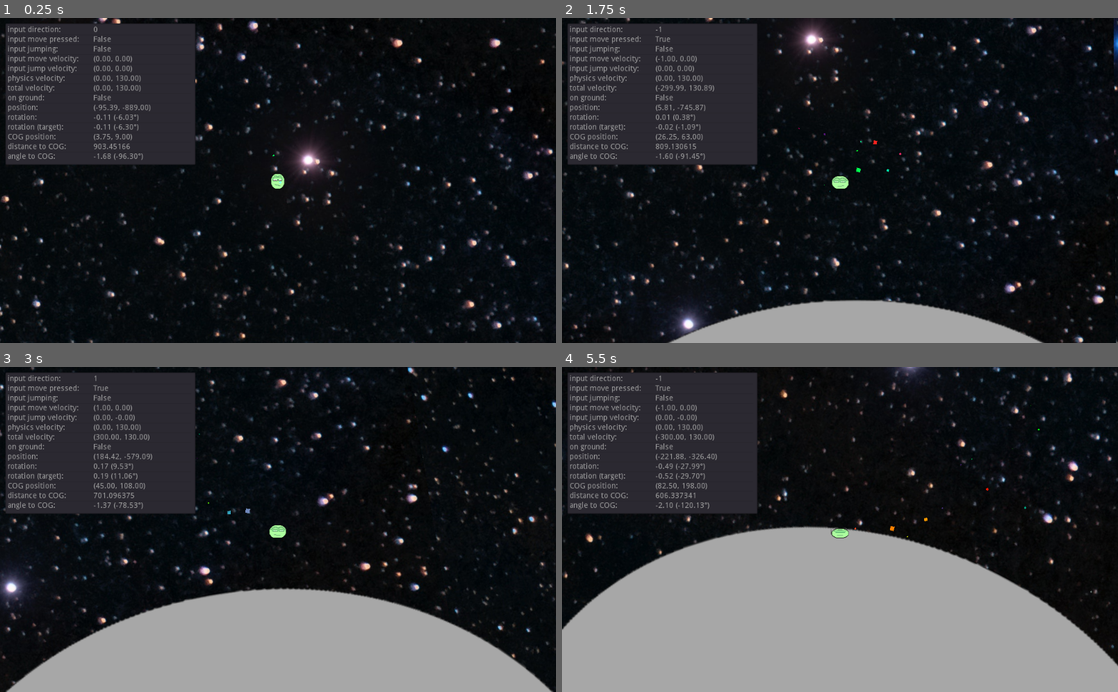
Above: before the commit, frames 1-4 (two rows, left to right).
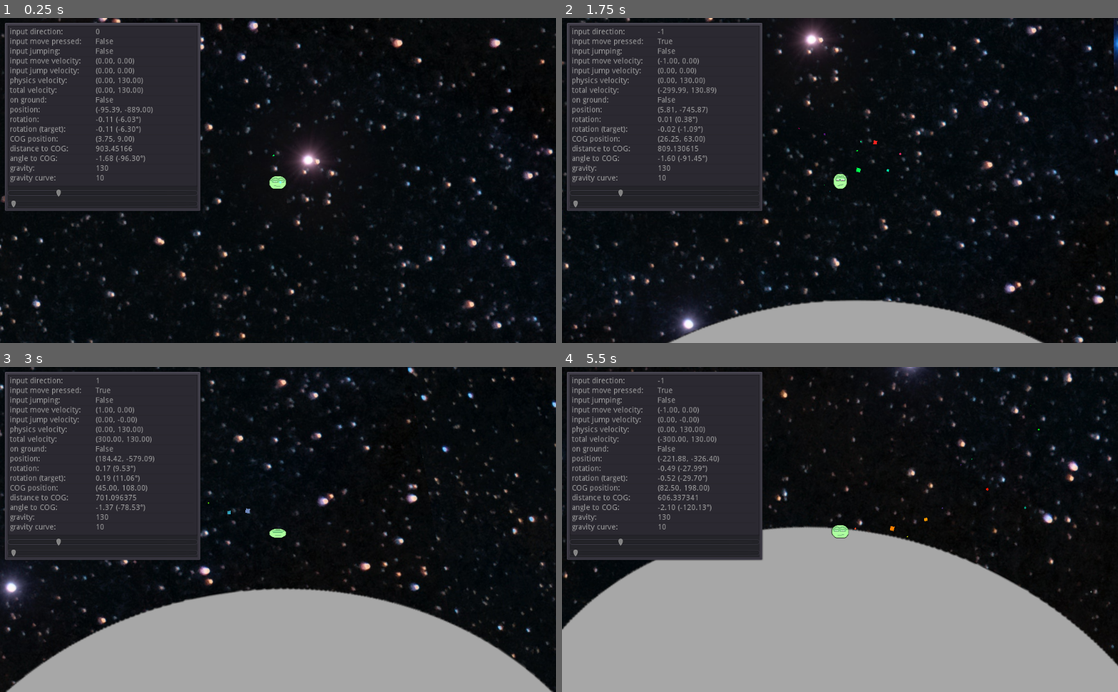
Above: after the commit, the same moments.

Repository: kellyelton/Experiments
Game: Godot game, scene res://lvl1.tscn
Same seed, same stepped clock (60 frames per second), same inputs: the game is played once before the commit and once after it.
Inputs:
- Up to frame 1 (0.25 s): no input
- Up to frame 2 (1.75 s): hold Right (move_right) 0.53-1.28 s; tap Z (toggle_quick_zoom_out) at 0.6, 1.35 s; tap Space (jump) at 0.77, 1.52 s; hold Left (move_left) from 1.28 s (still down)
- Up to frame 3 (3 s): release Left (move_left) at 2.03 s; hold Right (move_right) from 2.03 s (still down); tap Z (toggle_quick_zoom_out) at 2.1, 2.85 s
- Up to frame 4 (5.5 s): tap Space (jump) at 3.02, 3.77, 4.52 s; release Right (move_right) at 3.53 s; hold Left (move_left) from 3.53 s (still down); tap Z (toggle_quick_zoom_out) at 3.6, 4.35, 5.1 s

The runs differ from the first frame. In frame 1, 8.0% of the frame differs, in the area x 0-52%, y 1-60%; in frame 2, 7.9%; in frame 3, 7.9%; in frame 4, 8.2%.

Commit message:
added sliders

Diff:
--- a/src/GD009/DebugPanel.gd
+++ b/src/GD009/DebugPanel.gd
@@ -1,10 +1,17 @@
-extends Panel
+extends PanelContainer
 
 var player: Node2D = null
 
-# Called when the node enters the scene tree for the first time.
+func start(player: Node2D):
+	if player == null:
+		push_error("DebugPanel.start - player arg is null")
+
+	self.player = player
+	$GridContainer/ConfigGravitySlider.value = player.gravity
+	$GridContainer/ConfigGravityCurveSlider.value = player.gravity_curve
+
 func _ready():
-	var list = $"VFlowContainer/ItemList"
+	var list = $"GridContainer/ItemList"
 
 	# 1
 	list.add_item("input direction:")
@@ -48,11 +55,17 @@
 	# 27
 	list.add_item("angle to COG:")
 	list.add_item("0.0 (0°)")
+	#29
+	list.add_item("gravity:")
+	list.add_item("0")
+	#31
+	list.add_item("gravity curve:")
+	list.add_item("0")
 
 func _process(delta):
 	if not self.visible: return
 
-	var list = $"VFlowContainer/ItemList"
+	var list = $"GridContainer/ItemList"
 
 	if player:
 		# 1
@@ -83,6 +96,10 @@
 		list.set_item_text(25, str(player.position.distance_to(player.center_of_gravity.position)))
 		# 27
 		list.set_item_text(27, angle2str(player.position.angle_to_point(player.center_of_gravity.position)))
+		# 29
+		list.set_item_text(29, str(player.gravity))
+		# 31
+		list.set_item_text(31, str(player.gravity_curve))
 
 func vec2str(vec: Vector2) -> String:
 	return "(" + ("%4.2f" % vec.x) + ", " + ("%4.2f" % vec.y) + ")"
@@ -90,3 +107,15 @@
 func angle2str(angle: float) -> String:
 	var ang_deg = "%4.2f" % rad2deg(angle)
 	return "%4.2f" % angle + " (" + ang_deg + "°)"
+
+
+func _on_ConfigGravityCurveSlider_value_changed(value):
+	if not player: return
+
+	player.gravity_curve = value
+
+
+func _on_ConfigGravitySlider_value_changed(value):
+	if not player: return
+
+	player.gravity = value
--- a/src/GD009/Scripts/lvl1.gd
+++ b/src/GD009/Scripts/lvl1.gd
@@ -35,7 +35,7 @@
 	print("new game")
 	score = 0
 	$Player.start($SpawnPoint.position, $CenterOfGravity)
-	$CanvasLayer/DebugPanel.player = $Player
+	$CanvasLayer/DebugPanel.start($Player)
 	$StartTimer.start()
 
 func _on_StartTimer_timeout():
--- a/src/GD009/lvl1.tscn
+++ b/src/GD009/lvl1.tscn
@@ -118,30 +118,57 @@
 
 [node name="CanvasLayer" type="CanvasLayer" parent="."]
 
-[node name="DebugPanel" type="Panel" parent="CanvasLayer"]
-anchor_right = 1.0
-margin_left = 10.0
-margin_top = 10.0
-margin_right = 10.0
-margin_bottom = 10.0
-size_flags_horizontal = 2
-size_flags_vertical = 2
+[node name="DebugPanel" type="PanelContainer" parent="CanvasLayer"]
+margin_left = 7.0
+margin_top = 7.0
+margin_right = 7.0
+margin_bottom = 7.0
+size_flags_horizontal = 3
+size_flags_vertical = 3
 script = ExtResource( 5 )
 
-[node name="VFlowContainer" type="VFlowContainer" parent="CanvasLayer/DebugPanel"]
-margin_right = 40.0
-margin_bottom = 40.0
+[node name="Panel" type="Panel" parent="CanvasLayer/DebugPanel"]
+margin_left = 7.0
+margin_top = 7.0
+margin_right = 357.0
+margin_bottom = 56.0
+
+[node name="GridContainer" type="GridContainer" parent="CanvasLayer/DebugPanel"]
+margin_left = 7.0
+margin_top = 7.0
+margin_right = 357.0
+margin_bottom = 56.0
 size_flags_horizontal = 3
 size_flags_vertical = 3
 
-[node name="ItemList" type="ItemList" parent="CanvasLayer/DebugPanel/VFlowContainer"]
+[node name="ItemList" type="ItemList" parent="CanvasLayer/DebugPanel/GridContainer"]
 margin_right = 350.0
 margin_bottom = 9.0
 rect_min_size = Vector2( 350, 0 )
-size_flags_horizontal = 2
+size_flags_horizontal = 3
 size_flags_vertical = 2
 auto_height = true
 max_columns = 2
 fixed_column_width = 150
 
+[node name="ConfigGravitySlider" type="HSlider" parent="CanvasLayer/DebugPanel/GridContainer"]
+margin_top = 13.0
+margin_right = 350.0
+margin_bottom = 29.0
+size_flags_horizontal = 3
+min_value = 0.001
+max_value = 500.0
+value = 0.001
+
+[node name="ConfigGravityCurveSlider" type="HSlider" parent="CanvasLayer/DebugPanel/GridContainer"]
+margin_top = 33.0
+margin_right = 350.0
+margin_bottom = 49.0
+size_flags_horizontal = 3
+min_value = 1.0
+max_value = 1000.0
+value = 1.0
+
 [connection signal="timeout" from="StartTimer" to="." method="_on_StartTimer_timeout"]
+[connection signal="value_changed" from="CanvasLayer/DebugPanel/GridContainer/ConfigGravitySlider" to="CanvasLayer/DebugPanel" method="_on_ConfigGravitySlider_value_changed"]
+[connection signal="value_changed" from="CanvasLayer/DebugPanel/GridContainer/ConfigGravityCurveSlider" to="CanvasLayer/DebugPanel" method="_on_ConfigGravityCurveSlider_value_changed"]
--- a/src/GD009/player.tscn
+++ b/src/GD009/player.tscn
@@ -96,7 +96,6 @@
 [node name="AnimatedSprite" type="AnimatedSprite" parent="."]
 frames = SubResource( 1 )
 animation = "walk"
-frame = 3
 playing = true
 
 [node name="Particles2D2" type="Particles2D" parent="."]
